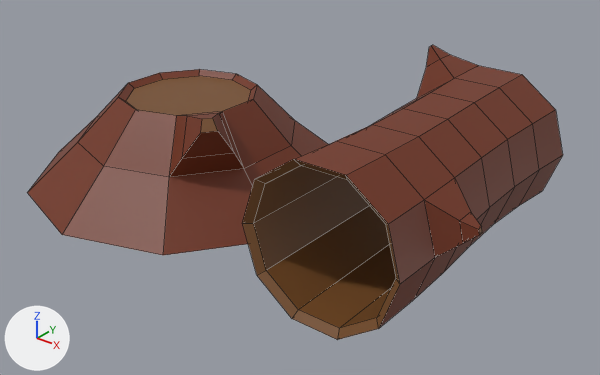
An edit to the FBX model Assets/Nico/Tree 5.fbx, drawn before and after from the same camera.
Both versions are drawn from a 50 mm lens placed at (2.208, -2.092, 1.412), pointed at (0.54, -0.007, 0.119). Lighting does not change. The marker at lower left points along +X, +Y and +Z. Mesh edges are drawn as thin lines.
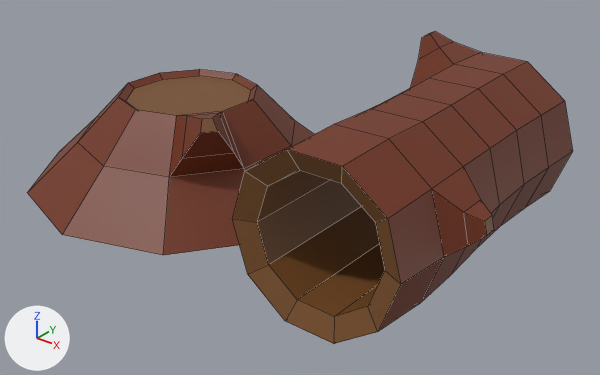
The edits, one by one:
me_cylinder_001 is used by ob_cylinder_001; location (0.0, 0.0, 0.0).
me_cylinder_001 had 154 vertices, 146 faces and spanned x -0.61..1.37, y -0.64..0.64, z 0.01..0.59.
me_cylinder_001 now has 308 vertices, 292 faces and spans x -0.61..1.4, y -0.64..0.64, z 0.0..0.63.
me_cylinder_001 part 1: a new loose piece of 106 vertices spanning x 0.71..1.4, y -0.56..0.57, z 0.0..0.63.

Location of each change, [x1, y1, x2, y2] in pixels of the pictures (600 x 375 px):
'Cylinder.001', reshaped (6% taller): before [27, 45, 563, 340]; after [27, 31, 573, 344]
part 1 of me_cylinder_001, added (brown): after [232, 31, 573, 344]
